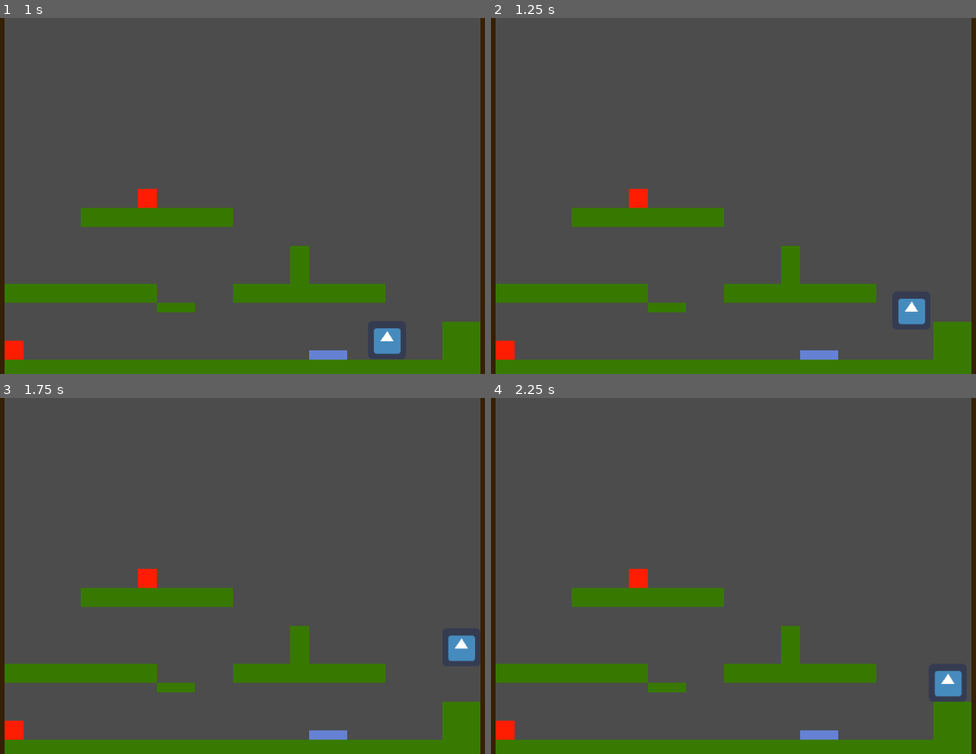
Above: before the commit, frames 1-4 (two rows, left to right).
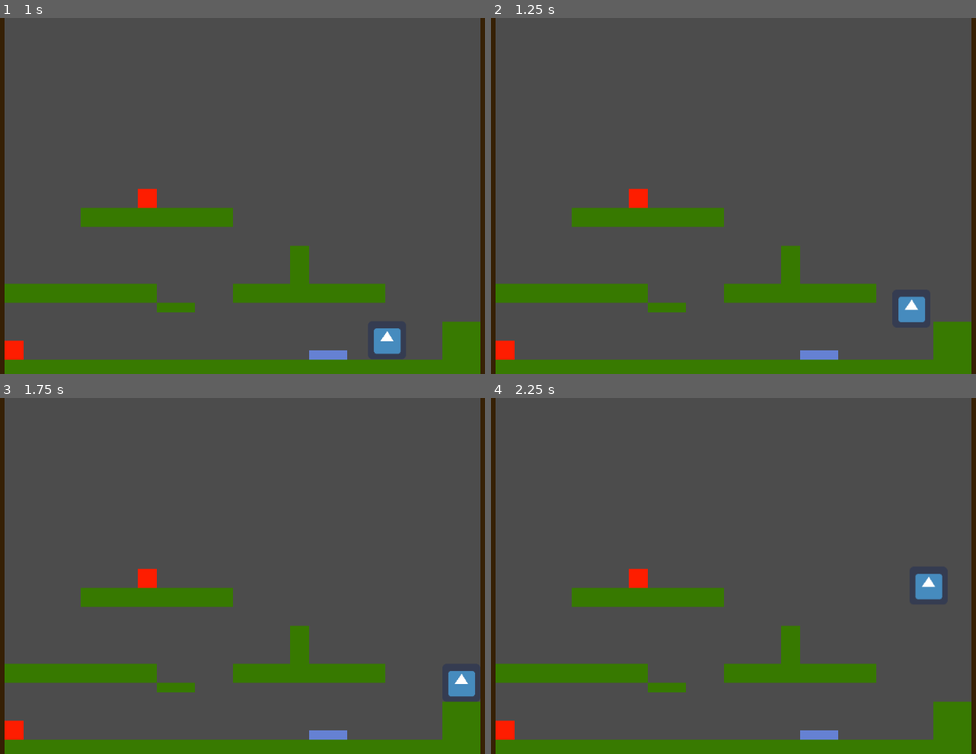
Above: after the commit, the same moments.

Repository: jacobspeicher/jellygirladventure
Game: Godot game, scene res://jump_move_die.tscn
The game is run twice, just before and just after one commit, with the same random seed, the same clock (stepped at 60 frames per second) and the same inputs. The engine's default icon, where the game draws it, is replaced by a stand-in: a white triangle on a blue panel in a dark square.
Inputs:
- Up to frame 1 (1 s): tap Enter at 0.5 s; hold Right (right) from 0.53 s (still down); tap Space (jump) at 0.6, 0.77 s
- Up to frame 2 (1.25 s): keep holding Right (right); tap Space (jump) at 1.07 s
- Up to frame 3 (1.75 s): keep holding Right (right); tap Space (jump) at 1.35, 1.52 s
- Up to frame 4 (2.25 s): tap Space (jump) at 1.82, 2.1 s; release Right (right) at 2.03 s; hold Left (left) from 2.03 s (still down)

Frame 1 is identical in both runs. In frame 2, 0.1% of the frame differs, in the area x 83-90%, y 78-87%; in frame 3, 0.8%; in frame 4, 0.8%, in the area x 87-98%, y 49-84%.

Commit message:
fixed and issue with collisions not registering when you land right on top, starting to think about a wall jump, trying to figure out a bounce-back when get hurt

Diff:
--- a/char.gd
+++ b/char.gd
@@ -2,7 +2,7 @@
 
 export (int) var run_speed = 225
 export (int) var jump_speed = -415
-export (int) var bounce_back_force = 300
+export (int) var bounce_back_force = 20
 export (int) var gravity = 1200
 export (float) var size = 1.0
 export (bool) var able_to_merge = false
@@ -10,35 +10,93 @@
 export (bool) var dead = false
 
 var velocity
+
 var jumping
+var wall_jumping
+var wall_stuck = false
+
+var on_floor = false
+var on_wall = false
+
 var initial_char_pos
+
 var hit_object
+var timer
+var knockback
+var direction = 'none'
 
 func _ready():
 	velocity = Vector2()
 	jumping = false
 	initial_char_pos = get_global_position()
+	knockback = false
+
 	set_physics_process(true)
 
 func _physics_process(delta):
-	get_input()
-	velocity.y += gravity * delta
+	if not get_is_knockback():
+		get_input()
+
+	velocity = move_and_slide(velocity, Vector2(0, -1))
+
+	if is_on_wall() and not is_on_floor():
+		wall_stuck = true
+		jumping = false
+	else:
+		wall_stuck = false
+
+	if not wall_stuck:
+		velocity.y += gravity * delta
+
 	if jumping and is_on_floor():
 		jumping = false
 
-	if get_slide_count() > 0:
-		var collision = get_slide_collision(get_slide_count() - 1)
-		hit_object = collision.collider
-		if hit_object.get_collision_layer() == 1:
-			able_to_merge = true
-		if hit_object.get_collision_layer() == 32:
-			set_is_hit(true)
-			velocity += collision.get_normal() * bounce_back_force
+	if wall_jumping:
+		if is_on_wall():
+			wall_stuck = true
+			wall_jumping = false
+		if is_on_floor():
+			wall_jumping = false
 
-	velocity = move_and_slide(velocity, Vector2(0, -1))
+	var collision = []
+	for i in range(get_slide_count()):
+		collision.append(get_slide_collision(get_slide_count() - 1))
+	if collision:
+		#print(get_slide_count())
+		for col in collision:
+			hit_object = col.collider
+			var hit_layer = hit_object.get_collision_layer()
+			#print(hit_layer)
+
+			if hit_layer == 1:
+				set_is_able_to_merge(true)
+
+			if hit_layer == 2:
+				on_floor = true
+
+			if hit_layer == 4:
+				on_wall = true
+
+			if hit_layer == 8:
+				pass
+
+			if hit_layer == 16:
+				pass
+
+			if hit_layer == 32:
+				print('done been hit')
+				set_is_hit(true)
+				velocity = velocity.bounce(col.get_normal()) * bounce_back_force
+				print(get_collision_mask_bit(6))
+				set_collision_mask_bit(6, false)
+
+			if hit_layer == 64:
+				pass
 
 func get_input():
-	velocity.x = 0
+	if velocity.x > 0 or velocity.x < 0:
+		velocity.x *= 0.5
+
 	var right = Input.is_action_pressed('right')
 	var left = Input.is_action_pressed('left')
 	var jump = Input.is_action_just_pressed('jump')
@@ -47,11 +105,25 @@
 		jumping = true
 		velocity.y = jump_speed
 
+	if jump and wall_stuck and not is_on_floor():
+		wall_jumping = true
+		wall_stuck = false
+		velocity.y = jump_speed
+		if direction == 'left':
+			velocity.x = -jump_speed * 2
+		if direction == 'right':
+			velocity.x = jump_speed * 2
+
 	if not is_on_wall():
 		if right:
-			velocity.x += run_speed
-		if left:
-			velocity.x -= run_speed
+			direction = 'right'
+			velocity.x = run_speed
+		elif left:
+			direction = 'left'
+			velocity.x = -run_speed
+		else:
+			direction = 'none'
+
 
 func get_player_scale():
 	return size
@@ -61,6 +133,9 @@
 
 func get_is_able_to_merge():
 	return able_to_merge
+
+func get_is_knockback():
+	return knockback
 
 func get_other_player():
 	if able_to_merge:
@@ -76,6 +151,9 @@
 func set_is_able_to_merge(new_able_to_merge):
 	able_to_merge = new_able_to_merge
 
+func set_is_knockback(new_knockback):
+	knockback = new_knockback
+
 func set_is_dead():
 	remove_child(get_node("CollisionShape2D"))
 	set_physics_process(false)
--- a/jump_move_die.tscn
+++ b/jump_move_die.tscn
@@ -1,6 +1,6 @@
 [gd_scene format=2]
 
-[node name="root" type="Node"]
+[node name="root" type="Node" index="0"]
 
 [node name="Polygon2D3" type="Polygon2D" parent="." index="0"]
 
@@ -316,7 +316,6 @@
 
 [node name="Polygon2D" type="Polygon2D" parent="." index="8"]
 
-editor/display_folded = true
 position = Vector2( 352, 304 )
 polygon = PoolVector2Array( 0, 16, 32, 16, 32, 0, 32, -16, 0, -16, 0, 0 )
 uv = PoolVector2Array(  )
@@ -336,6 +335,8 @@
 
 [node name="StaticBody2D" type="StaticBody2D" parent="Polygon2D" index="0"]
 
+position = Vector2( 16, 0 )
+scale = Vector2( 1.5, 1 )
 input_pickable = false
 collision_layer = 32
 collision_mask = 1
@@ -348,7 +349,7 @@
 [node name="CollisionPolygon2D" type="CollisionPolygon2D" parent="Polygon2D/StaticBody2D" index="0"]
 
 build_mode = 0
-polygon = PoolVector2Array( 0, -16, 0, 16, 32, 16, 32, -16 )
+polygon = PoolVector2Array( -10.6667, -16, -10.6667, 16, 10.6666, 16, 10.6666, -16 )
 
 [node name="Polygon2D5" type="Polygon2D" parent="." index="9"]
 
--- a/platformer_rules.gd
+++ b/platformer_rules.gd
@@ -2,6 +2,7 @@
 
 var player_children = []
 var is_over = false
+var timer
 
 func _ready():
 	var player = load('res://player.tscn')
@@ -14,6 +15,11 @@
 	player_instance.set_global_position(Vector2(start_pos.x + 30, start_pos.y))
 	player_children.append(player_instance)
 	add_child(player_instance)
+
+	timer = Timer.new()
+	timer.wait_time = 1
+	timer.one_shot = true
+
 	set_physics_process(true)
 
 func _physics_process(delta):
@@ -31,23 +37,19 @@
 				else:
 					new_scale = child.get_player_scale() - 0.25
 
-				child.set_is_hit(false)
-				child.set_player_scale(new_scale)
-
 				var new_player = load('res://player.tscn')
 				var new_player_instance = new_player.instance()
 				var new_player_name = 'player' + str(len(player_children))
-				print(child.get_global_position())
-				var timer = Timer.new()
-				timer.one_shot = true
-				timer.wait_time = 1
-				timer.start()
 
 				var new_player_pos = Vector2(child.get_global_position().x + 50, child.get_global_position().y)
 				print(new_player_pos)
 				new_player_instance.set_name(new_player_name)
 				new_player_instance.set_global_position(new_player_pos)
 				new_player_instance.set_player_scale(cur_scale - new_scale)
+				new_player_instance.set_collision_mask_bit(32, false)
+
+				child.set_is_hit(false)
+				child.set_player_scale(new_scale)
 
 				player_children.append(new_player_instance)
 				add_child(new_player_instance)
@@ -58,16 +60,17 @@
 		if child.get_is_able_to_merge():
 			var other_player = child.get_other_player()
 			child.set_is_able_to_merge(false)
+			print(other_player)
+			print(weakref(other_player).get_ref())
+			if not weakref(other_player).get_ref() == null:
+				var cur_scale = child.get_player_scale()
+				var other_scale = other_player.get_player_scale()
+				print(cur_scale)
+				print(other_scale)
+				child.set_player_scale(cur_scale + other_scale)
 
-			var cur_scale = child.get_player_scale()
-			var other_scale = other_player.get_player_scale()
-			print(cur_scale)
-			print(other_scale)
-			print()
-			child.set_player_scale(cur_scale + other_scale)
-
-			other_player.set_is_dead()
-			player_children.erase(other_player)
+				other_player.set_is_dead()
+				player_children.erase(other_player)
 
 func game_over():
 	print('well, rip')
--- a/player.tscn
+++ b/player.tscn
@@ -8,17 +8,17 @@
 custom_solver_bias = 0.0
 extents = Vector2( 32, 32 )
 
-[node name="KinematicBody2D" type="KinematicBody2D" index="0"]
+[node name="KinematicBody2D" type="KinematicBody2D"]
 
 input_pickable = false
 collision_layer = 1
 collision_mask = 127
 collision/safe_margin = 0.08
 script = ExtResource( 1 )
-_sections_unfolded = [ "Collision" ]
+_sections_unfolded = [ "Collision", "collision" ]
 run_speed = 225
 jump_speed = -415
-bounce_back_force = 300
+bounce_back_force = 20
 gravity = 1200
 size = 1.0
 able_to_merge = false
